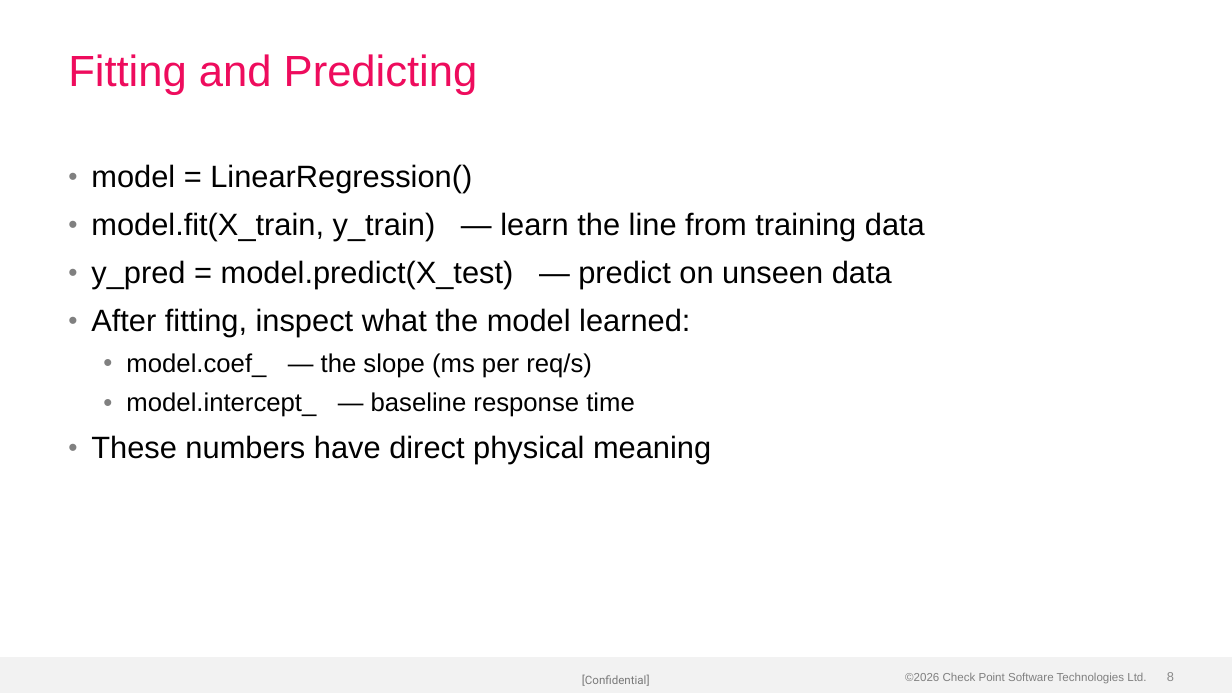
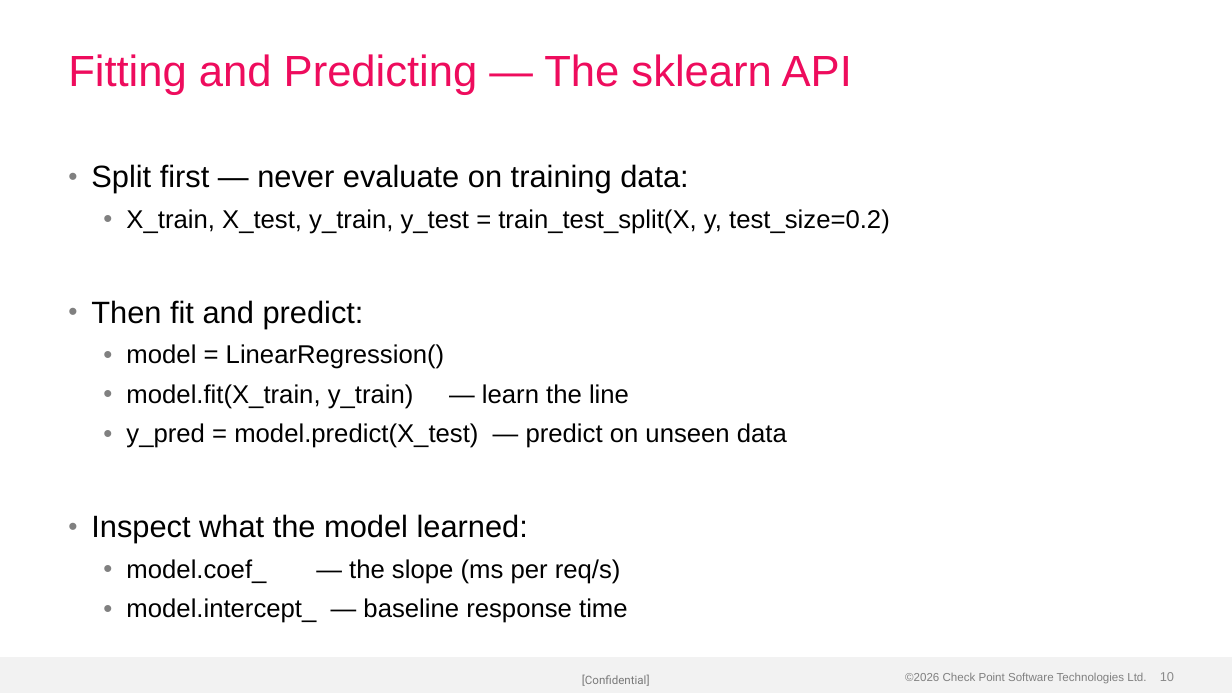
Before and after one commit to alshawwaf/ai-basic-training, a slide deck: slide 10 of stage1_classic_ml/02_linear_regression/Lecture-2-Linear-Regression.pptx (slide 8 before the commit). Drawn at 1232x693 pixels with LibreOffice and Linux fonts; fonts in the diff are those of the drawing; background and template pictures are left out. Boxes give left, top, right and bottom in pixels: in the first picture for what was removed or moved away, otherwise in the second. Text is boxed around its words. In the diff, an @@ line names an element or a change of style, - is before the commit and + after.

Commit message:
Rebuild Lecture-2 with charts and visual layouts
5 embedded images: scatter plot with regression line, equation diagram,
metrics cards, anomaly detection baseline, non-linear limitation chart.
Uses 2-Column, Bullets+Pull Quote, and Title Only layouts.

```diff
--- a/stage1_classic_ml/02_linear_regression/Lecture-2-Linear-Regression.pptx
+++ b/stage1_classic_ml/02_linear_regression/Lecture-2-Linear-Regression.pptx
@@ title at (x1=68, y1=54, x2=852, y2=95): text changed @@
-Fitting and Predicting
+Fitting and Predicting — The sklearn API
@@ text at (x1=91, y1=164, x2=890, y2=328): paragraphs added @@
+• Split first — never evaluate on training data:
+  • X_train, X_test, y_train, y_test = train_test_split(X, y, test_size=0.2)
+• Then fit and predict:
@@ text at (x1=126, y1=344, x2=787, y2=448): size 24 to 20 pt in "model = LinearRegression()", "y_pred = model.predict(X_test) — predict on unseen ..."; list level 1 to 2 in "model = LinearRegression()"; list level 1 to 2 in "y_pred = model.predict(X_test) — predict ..." @@
@@ text at (x1=126, y1=384, x2=629, y2=409): text changed; size 24 to 20 pt @@
-• model.fit(X_train, y_train) — learn the line from training data
+  • model.fit(X_train, y_train) — learn the line
@@ text at (x1=91, y1=435, x2=711, y2=464): paragraph removed @@
-• These numbers have direct physical meaning
@@ text at (x1=91, y1=514, x2=528, y2=543): text changed @@
-• After fitting, inspect what the model learned:
+• Inspect what the model learned:
@@ page number at (x1=1160, y1=672, x2=1174, y2=681): text changed @@
-8
+10
```
Also in this commit, not shown: 8 other slides changed, 9 slides added, 5 slides removed.
